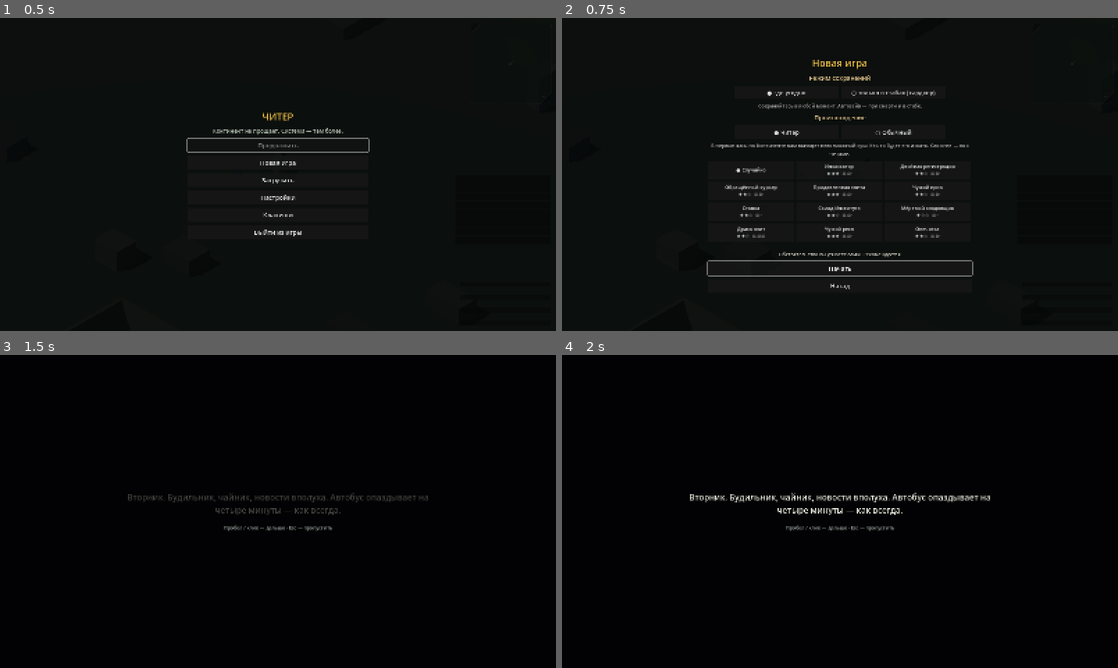
Above: before the commit, frames 1-4 (two rows, left to right).
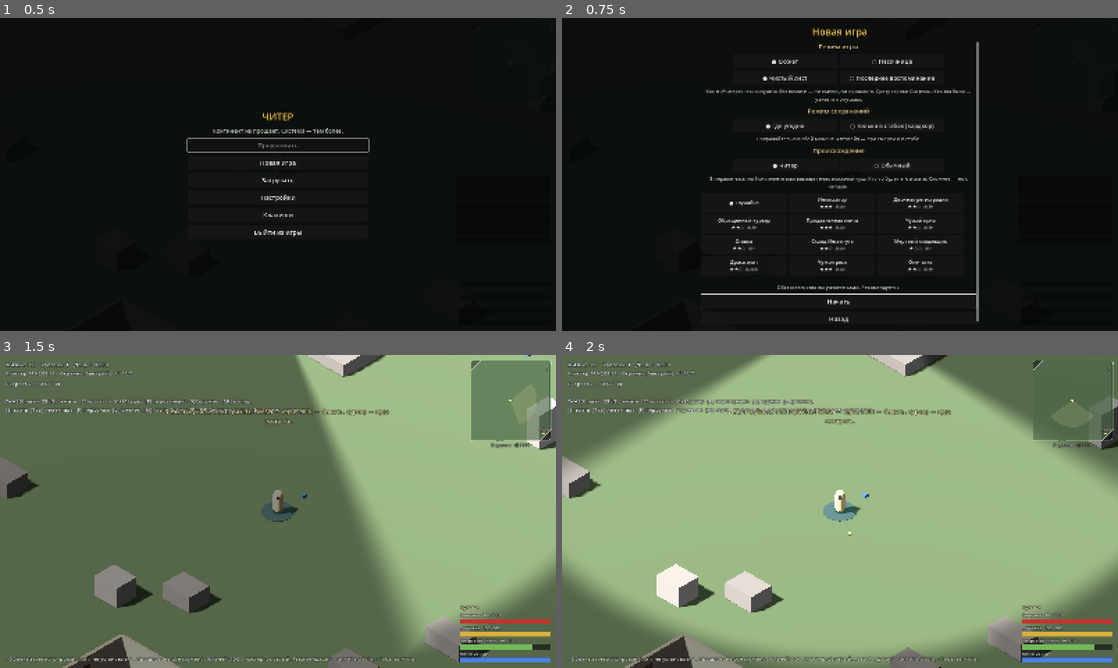
Above: after the commit, the same moments.

Repository: lama2x2/cheater-rpg
Game: Godot game, scene res://scenes/main.tscn
The game is run twice, just before and just after one commit, with the same random seed, the same clock (stepped at 60 frames per second) and the same inputs.
Inputs:
- Up to frame 1 (0.5 s): no input
- Up to frame 2 (0.75 s): click "Новая игра" at 0.5 s
- Up to frame 3 (1.5 s): click "Начать" at 1.25 s
- Up to frame 4 (2 s): no input

Frame 1 is identical in both runs. In frame 2, 6.7% of the frame differs, in the area x 25-75%, y 3-98%; in frame 3, 100%, in the area x 0-100%, y 0-100%; in frame 4, 100%.

Commit message:
M1.17: режим игры — «Сюжет» (версии «Чистый лист» без пролога и «Последнее воспоминание» с прологом) или «Песочница»; в сейве героя и в итогах; задача 17 отмечена
OnboardingRules.story_versions/start_step, PlayerState.set_game_mode, блок «Режим игры» на
экране новой игры (страница прокручивается), --story=, --sandbox. Спека 01, 11.4a.

Co-Authored-By: Claude Opus 5.5 <noreply@anthropic.com>

Diff:
--- a/data/onboarding.json
+++ b/data/onboarding.json
@@ -1,5 +1,14 @@
 {
-  "_doc": "Начало игры (docs/spec/01_core_loop.md «первые 2  …(70 unchanged characters)… лько в новой игре (не в «Новой игре+»). prologue — карточки пролога-воспоминания …(893 unchanged characters)…
+  "_doc": "Начало игры (docs/spec/01_core_loop.md «первые 2  …(70 unchanged characters)… лько в новой игре (не в «Новой игре+»). modes — режим игры (11.4a, D-95): story — сюжетные версии (available — есть в M1; prologue — начинается ли с пролога-воспоминания; default — по умолчанию), sandbox — песочница без главной цели (пролога нет, наставник и крестины — как у всех). prologue — карточки пролога-воспоминания …(893 unchanged characters)…
+  "modes": {
+    "story": { "versions": [
+      { "id": "blank_slate", "available": true, "prologue": false },
+      { "id": "last_memory", "available": true, "prologue": true },
+      { "id": "hunted", "available": false, "prologue": false },
+      { "id": "bonds", "available": false, "prologue": false }
+    ], "default": "blank_slate" },
+    "sandbox": { "prologue": false }
+  },
   "prologue": ["prologue_1", "prologue_2", "prologue_3", "prologue_4"],
   "steps": {
     "prologue": { "hint": "", "next": { "prologue_done": "awaken" } },
--- a/data/text/ru_onboarding.json
+++ b/data/text/ru_onboarding.json
@@ -37,28 +37,83 @@
     "site_dead_storekeeper": "Чужие вещи",
     "site_wrong_respawn": "Чужой рюкзак",
     "site_three_pearls": "Мёртвая тварь с затылком",
-    "key_action_none": ""
+    "key_action_none": "",
+    "new_game_mode": "Режим игры",
+    "game_mode_story": "Сюжет",
+    "game_mode_sandbox": "Песочница",
+    "game_mode_hint_sandbox": "Без главной цели и финала: тот же мир, стабы, задания и рывки — сколько хочешь. Сюжетные события не запускаются (кроме долга происхождения).",
+    "story_blank_slate": "Чистый лист",
+    "story_last_memory": "Последнее воспоминание",
+    "story_hunted": "Ходячее сокровище",
+    "story_bonds": "Человек вне отряда",
+    "story_hint_blank_slate": "Как в «Читере»: вы очнулись без памяти — ни имени, ни прошлого. Сразу строки Системы. Кто вы были — узнаете по кускам.",
+    "story_hint_last_memory": "Сначала — короткое воспоминание обычной жизни. Потом обрыв — и пробуждение уже с интерфейсом Системы.",
+    "summary_mode_story": "Сюжет: «{version}»",
+    "summary_mode_sandbox": "Режим: песочница"
   },
   "log": {
-    "awaken": ["Объект пришёл в себя. Температура в норме, пульс повышен. Рекомендация: не паниковать. Рекомендация номер два: поздно."],
-    "first_infected": ["Рядом движение. Объект, который был человеком, идёт проверить, кто тут шумит."],
-    "first_death_explained": ["Первая смерть зарегистрирована. Поясняем: жизней у вас {lives}, после каждой — возрождение на респе. Рюкзак остаётся на трупе, ячейки Системы — с вами. Вопросы не принимаются."],
-    "mentor_gifts": ["{name} делится припасами. Безвозмездно — то есть пока."],
-    "christened": ["Крестины проведены. Имя объекта: {name}. Система вносит изменения в реестр."],
-    "christened_nickname": ["Крестины проведены. Имя объекта: {name}. Выбор крестного окончательный. Обжалованию не подлежит."],
-    "hidden_stats_open": ["Открыт доступ к скрытым характеристикам. Первый общий уровень: свободных очков — {n}. Экран персонажа — [P]."],
-    "cheater_revealed": ["Обнаружено скрытое свойство: «Читер». Природа аномалии уточняется. Система просит не беспокоиться. Себя."],
-    "jackpot_armored_van": ["Кейс броневика вскрыт. Содержимое не ваше. Теперь — ваше. Хозяева, вероятно, будут спорить."],
-    "jackpot_turning_courier": ["Груз курьера у вас. Курьер ещё смотрит. Больше ничего сказать не может."],
-    "jackpot_pinned_elite": ["Мешок элиты вскрыт арматурой. Неэлегантно. Эффективно."],
-    "jackpot_elite_feud": ["Проигравшая элита больше не проиграет. Её мешок — у вас. Победительница — где-то рядом."],
-    "jackpot_institute_crate": ["Контейнер открыт. Маяк продолжает мигать. Кто-то это видит."],
-    "jackpot_dead_storekeeper": ["Чужие вещи подобраны. У каждой есть хозяин. Хозяева — живы."],
-    "jackpot_wrong_respawn": ["Рюкзак не ваш. Был не ваш. Ветеран, которому он принадлежит, вернётся через пару суток."],
-    "jackpot_three_pearls": ["Объект проглотил то, чего не понимает. Три раза. Система наблюдает с интересом."],
-    "jackpot_double_registration": ["Ошибка регистрации: объект учтён дважды. Ошибка исправлена. Компенсация не отозвана."],
-    "jackpot_stolen_prize": ["Вы приглашены в отряд «на рывке». Граница пересечена. Приз начислен. Отряд вас не знает — пока."],
-    "jackpot_bookmaker_bet": ["Пари закрыто: объект выжил. Выигрыш поставившего переведён объекту пари. Поставивший — не выжил."],
-    "jackpot_typo_baptism": ["Внимание: при крестинах начислено лишнее. Исправление запланировано. Когда-нибудь."]
+    "awaken": [
+      "Объект пришёл в себя. Температура в норме, пульс повышен. Рекомендация: не паниковать. Рекомендация номер два: поздно."
+    ],
+    "first_infected": [
+      "Рядом движение. Объект, который был человеком, идёт проверить, кто тут шумит."
+    ],
+    "first_death_explained": [
+      "Первая смерть зарегистрирована. Поясняем: жизней у вас {lives}, после каждой — возрождение на респе. Рюкзак остаётся на трупе, ячейки Системы — с вами. Вопросы не принимаются."
+    ],
+    "mentor_gifts": [
+      "{name} делится припасами. Безвозмездно — то есть пока."
+    ],
+    "christened": [
+      "Крестины проведены. Имя объекта: {name}. Система вносит изменения в реестр."
+    ],
+    "christened_nickname": [
+      "Крестины проведены. Имя объекта: {name}. Выбор крестного окончательный. Обжалованию не подлежит."
+    ],
+    "hidden_stats_open": [
+      "Открыт доступ к скрытым характеристикам. Первый общий уровень: свободных очков — {n}. Экран персонажа — [P]."
+    ],
+    "cheater_revealed": [
+      "Обнаружено скрытое свойство: «Читер». Природа аномалии уточняется. Система просит не беспокоиться. Себя."
+    ],
+    "jackpot_armored_van": [
+      "Кейс броневика вскрыт. Содержимое не ваше. Теперь — ваше. Хозяева, вероятно, будут спорить."
+    ],
+    "jackpot_turning_courier": [
+      "Груз курьера у вас. Курьер ещё смотрит. Больше ничего сказать не может."
+    ],
+    "jackpot_pinned_elite": [
+      "Мешок элиты вскрыт арматурой. Неэлегантно. Эффективно."
+    ],
+    "jackpot_elite_feud": [
+      "Проигравшая элита больше не проиграет. Её мешок — у вас. Победительница — где-то рядом."
+    ],
+    "jackpot_institute_crate": [
+      "Контейнер открыт. Маяк продолжает мигать. Кто-то это видит."
+    ],
+    "jackpot_dead_storekeeper": [
+      "Чужие вещи подобраны. У каждой есть хозяин. Хозяева — живы."
+    ],
+    "jackpot_wrong_respawn": [
+      "Рюкзак не ваш. Был не ваш. Ветеран, которому он принадлежит, вернётся через пару суток."
+    ],
+    "jackpot_three_pearls": [
+      "Объект проглотил то, чего не понимает. Три раза. Система наблюдает с интересом."
+    ],
+    "jackpot_double_registration": [
+      "Ошибка регистрации: объект учтён дважды. Ошибка исправлена. Компенсация не отозвана."
+    ],
+    "jackpot_stolen_prize": [
+      "Вы приглашены в отряд «на рывке». Граница пересечена. Приз начислен. Отряд вас не знает — пока."
+    ],
+    "jackpot_bookmaker_bet": [
+      "Пари закрыто: объект выжил. Выигрыш поставившего переведён объекту пари. Поставивший — не выжил."
+    ],
+    "jackpot_typo_baptism": [
+      "Внимание: при крестинах начислено лишнее. Исправление запланировано. Когда-нибудь."
+    ],
+    "awaken_blank_slate": [
+      "Объект зарегистрирован. Имя: не установлено. Прошлое: не обнаружено. Жизней: 100. Кластер: быстрый. Рекомендация: начните с того, чтобы выжить."
+    ]
   }
 }
--- a/src/core/onboarding_rules.gd
+++ b/src/core/onboarding_rules.gd
@@ -5,9 +5,12 @@
 ## варианта происхождения. Чистые правила; сцена — src/world/onboarding_director.gd.
 ## Данные — data/onboarding.json.
 
-const REQUIRED_KEYS: PackedStringArray = ["prologue", "steps", "first_infected", "mentor", "christening", "jackpot_scenes"]
+const REQUIRED_KEYS: PackedStringArray = ["modes", "prologue", "steps", "first_infected", "mentor", "christening", "jackpot_scenes"]
 const START := "prologue"
+const AWAKEN := "awaken"
 const DONE := "done"
+const STORY := "story"
+const SANDBOX := "sandbox"
 
 var _config: Dictionary
 
@@ -18,6 +21,37 @@
 
 func config() -> Dictionary:
 	return _config
+
+
+## Сюжетные версии этой сборки (11.4a): [{"id", "prologue"}], доступные.
+func story_versions() -> Array[Dictionary]:
+	var result: Array[Dictionary] = []
+	for v: Dictionary in _config["modes"]["story"]["versions"]:
+		if bool(v.get("available", true)):
+			result.append(v)
+	return result
+
+
+func default_version() -> String:
+	return String(_config["modes"]["story"]["default"])
+
+
+## Допустимая версия: известная и доступная, иначе — по умолчанию.
+func clean_version(version: String) -> String:
+	for v in story_versions():
+		if String(v["id"]) == version:
+			return version
+	return default_version()
+
+
+## С какого шага начинается новая игра: пролог-воспоминание — только у версий с прологом.
+func start_step(mode: String, version: String) -> String:
+	if mode == SANDBOX:
+		return AWAKEN
+	for v in story_versions():
+		if String(v["id"]) == clean_version(version):
+			return START if bool(v.get("prologue", false)) else AWAKEN
+	return AWAKEN
 
 
 ## Следующий шаг после события; событие, которое шагу не важно, ничего не меняет.
--- a/src/main.gd
+++ b/src/main.gd
@@ -187,6 +187,7 @@
 ##   --container=S через S секунд открыть окно ближайшего контейнера (труп героя, тайник)
 ##   --new-game[=KIND[:VARIANT]]  новая игра с онбордингом: cheater (по умолчанию) или ordinary,
 ##                 вариант — id из data/origins.json (по умолчанию случайно)
+##                 с --story=VERSION (blank_slate, last_memory) или --sandbox — режим игры
 ##   --skip-prologue  сразу после пролога (пробуждение)
 ##   --onboarding=STEP  поставить шаг начала игры (mentor, sack, return…); с --talk=mentor — окно наставника
 ##   --log         открыть окно лога Системы
@@ -202,7 +203,13 @@
 			_new_game_done = true
 			var spec := arg.trim_prefix("--new-game").trim_prefix("=").split(":")
 			var kind := spec[0] if not spec[0].is_empty() else OriginRules.CHEATER
-			SaveService.start_new_game.call_deferred({}, {"origin": kind, "variant": spec[1] if spec.size() > 1 else OriginRules.RANDOM})
+			var options := {"origin": kind, "variant": spec[1] if spec.size() > 1 else OriginRules.RANDOM}
+			for other in OS.get_cmdline_user_args():
+				if other.begins_with("--story="):
+					options["version"] = other.trim_prefix("--story=")
+				elif other == "--sandbox":
+					options["mode"] = OnboardingRules.SANDBOX
+			SaveService.start_new_game.call_deferred({}, options)
 			return
 	for arg in OS.get_cmdline_user_args():
 		if arg.begins_with("--cluster="):
--- a/src/services/player_state.gd
+++ b/src/services/player_state.gd
@@ -67,6 +67,9 @@
 var christened := false
 var onboarding_step := ""
 var pending_jackpot := false
+## Режим игры (11.4a, D-95): "story" — сюжетная версия story_version, "sandbox" — без главной цели.
+var game_mode := OnboardingRules.STORY
+var story_version := "blank_slate"
 ## Для сообщений лога (задача 16): общий уровень, «мало здоровья», окно новичка ещё открыто.
 var _general_level := 0
 var _low_health_warned := false
@@ -123,6 +126,8 @@
 	christened = false
 	onboarding_step = ""
 	pending_jackpot = false
+	game_mode = OnboardingRules.STORY
+	story_version = "blank_slate"
 	_was_overloaded = false
 	_last_damage_source = "health"
 	_farm_warned = {}
@@ -388,9 +393,16 @@
 	SystemLog.post("origin_jackpot", {"name": Content.ui("origin_" + origin_variant)}, "special")
 
 
-## Новая игра (не «Новая игра+»): пролог, пробуждение, наставник, крестины (задача 17).
+## Режим и сюжетная версия новой игры (11.4a).
+func set_game_mode(mode: String, version: String) -> void:
+	var rules := Content.onboarding_rules()
+	game_mode = OnboardingRules.SANDBOX if mode == OnboardingRules.SANDBOX else OnboardingRules.STORY
+	story_version = rules.clean_version(version)
+
+
+## Новая игра (не «Новая игра+»): пролог (у версий с ним), пробуждение, наставник, крестины.
 func begin_onboarding() -> void:
-	onboarding_step = OnboardingRules.START
+	onboarding_step = Content.onboarding_rules().start_step(game_mode, story_version)
 	onboarding_changed.emit(onboarding_step)
 
 
@@ -614,7 +626,7 @@
 func ng_plus_carry() -> Dictionary:
 	var known := skills.to_dict()
 	return {"ng_plus": ng_plus + 1, "primary": inventory.to_dict()["primary"], "save_mode": save_mode, "origin": origin,
-		"hero_name": hero_name, "christened": christened,
+		"hero_name": hero_name, "christened": christened, "mode": game_mode, "version": story_version,
 		"skills": {"learned": known["learned"], "active_list": known["active_list"]}}
 
 
@@ -624,6 +636,8 @@
 	save_mode = String(carry.get("save_mode", save_mode))
 	hero_name = String(carry.get("hero_name", ""))
 	christened = bool(carry.get("christened", false))
+	game_mode = String(carry.get("mode", game_mode))
+	story_version = String(carry.get("version", story_version))
 	if carry.has("primary"):
 		inventory.load_dict({"primary": carry["primary"], "backpack": []})
 	if carry.has("skills"):
@@ -649,7 +663,8 @@
 		"awaiting_respawn": awaiting_respawn, "start_minutes": start_minutes, "ng_plus": ng_plus, "save_mode": save_mode,
 		"respawn_position": [respawn_position.x, respawn_position.y, respawn_position.z],
 		"quick_slots": Array(quick_slots), "junk_marks": junk_marks.keys(),
-		"hero": {"name": hero_name, "christened": christened, "onboarding": onboarding_step, "pending_jackpot": pending_jackpot},
+		"hero": {"name": hero_name, "christened": christened, "onboarding": onboarding_step, "pending_jackpot": pending_jackpot,
+			"mode": game_mode, "version": story_version},
 		"origin": {"kind": origin, "variant": origin_variant, "chosen": origin_chosen, "debts": Array(origin_debts),
 			"newbie_until": newbie_until, "cheater_property": cheater_property, "cheater_since_day": cheater_since_day,
 			"impossible_events": impossible_events},
@@ -713,6 +728,8 @@
 	christened = bool(hero.get("christened", false))
 	onboarding_step = String(hero.get("onboarding", ""))
 	pending_jackpot = bool(hero.get("pending_jackpot", false))
+	game_mode = String(hero.get("mode", OnboardingRules.STORY))
+	story_version = String(hero.get("version", "blank_slate"))
 	_general_level = stats.general_level()
 	_newbie_was_open = in_newbie_window()
 	skills_changed.emit()
--- a/src/services/save_service.gd
+++ b/src/services/save_service.gd
@@ -91,6 +91,8 @@
 	var origin_kind := String(options.get("origin", carry.get("origin", OriginRules.ORDINARY)))
 	# Первая игра — с прологом и онбордингом (задача 17), куш — в своей сцене; «Новая игра+» — сразу.
 	var onboarding := carry.is_empty() and not bool(options.get("skip_onboarding", false))
+	if options.has("mode") or options.has("version"):
+		PlayerState.set_game_mode(String(options.get("mode", OnboardingRules.STORY)), String(options.get("version", "")))
 	PlayerState.start_origin(origin_kind, String(options.get("variant", OriginRules.RANDOM)), not onboarding)
 	if onboarding:
 		PlayerState.begin_onboarding()
--- a/src/ui/game_menu.gd
+++ b/src/ui/game_menu.gd
@@ -14,6 +14,9 @@
 ## Происхождение на экране новой игры (16): cheater / ordinary и вариант (random или id).
 var _new_origin := OriginRules.CHEATER
 var _new_variant := OriginRules.RANDOM
+## Режим игры и сюжетная версия (11.4a, D-95).
+var _new_mode := OnboardingRules.STORY
+var _new_version := ""
 ## Страница «Клавиши»: ждём нажатия для этого действия ("" — не ждём).
 var _waiting_action := ""
 var _bindings: KeyBindings
@@ -111,11 +114,41 @@
 	_new_save_mode = String(Settings.value("save_mode"))
 	_new_origin = OriginRules.CHEATER
 	_new_variant = OriginRules.RANDOM
+	_new_mode = OnboardingRules.STORY
+	_new_version = Content.onboarding_rules().default_version()
 	_new_game_page()
 
 
 func _new_game_page() -> void:
 	_clear(Content.ui("new_game_title"))
+	# Страница длинная — в прокрутке, чтобы влезала при любом масштабе интерфейса.
+	var scroll := ScrollContainer.new()
+	scroll.custom_minimum_size = Vector2(800, maxf(get_viewport().get_visible_rect().size.y - 90.0, 300.0))
+	scroll.horizontal_scroll_mode = ScrollContainer.SCROLL_MODE_DISABLED
+	_box.add_child(scroll)
+	var page := VBoxContainer.new()
+	page.size_flags_horizontal = Control.SIZE_EXPAND_FILL
+	page.add_theme_constant_override("separation", 10)
+	scroll.add_child(page)
+	var outer := _box
+	_box = page
+	# Режим игры (11.4a): Сюжет с версией или Песочница.
+	_text(Content.ui("new_game_mode"), 18, Color(0.85, 0.75, 0.55))
+	var modes_row := _choice_row()
+	for mode in [OnboardingRules.STORY, OnboardingRules.SANDBOX]:
+		_choice(modes_row, Content.ui("game_mode_" + mode), mode == _new_mode, func() -> void:
+			_new_mode = mode
+			_new_game_page())
+	if _new_mode == OnboardingRules.STORY:
+		var versions := _choice_row()
+		for v: Dictionary in Content.onboarding_rules().story_versions():
+			var id := String(v["id"])
+			_choice(versions, Content.ui("story_" + id), id == _new_version, func() -> void:
+				_new_version = id
+				_new_game_page())
+		_text(Content.ui("story_hint_" + _new_version), 14, Color(0.75, 0.75, 0.75))
+	else:
+		_text(Content.ui("game_mode_hint_sandbox"), 14, Color(0.75, 0.75, 0.75))
 	_text(Content.ui("new_game_save_mode"), 18, Color(0.85, 0.75, 0.55))
 	var modes := _choice_row()
 	for mode in [SettingsModel.ANYWHERE, SettingsModel.STAB_ONLY]:
@@ -132,15 +165,15 @@
 			_new_game_page())
 	_text(Content.ui("origin_kind_hint_" + _new_origin), 14, Color(0.75, 0.75, 0.75))
 	if _new_origin == OriginRules.CHEATER:
-		var scroll := ScrollContainer.new()
-		scroll.custom_minimum_size = Vector2(760, clampf(get_viewport().get_visible_rect().size.y - 560.0, 90.0, 250.0))
-		scroll.horizontal_scroll_mode = ScrollContainer.SCROLL_MODE_DISABLED
-		_box.add_child(scroll)
+		var cards_scroll := ScrollContainer.new()
+		cards_scroll.custom_minimum_size = Vector2(760, 250)
+		cards_scroll.horizontal_scroll_mode = ScrollContainer.SCROLL_MODE_DISABLED
+		_box.add_child(cards_scroll)
 		var grid := GridContainer.new()
 		grid.columns = 3
 		grid.add_theme_constant_override("h_separation", 6)
 		grid.add_theme_constant_override("v_separation", 6)
-		scroll.add_child(grid)
+		cards_scroll.add_child(grid)
 		var cards: Array = [{"id": OriginRules.RANDOM, "stars": 0, "skulls": 0}]
 		cards.append_array(Content.origin_rules().cards())
 		for card: Dictionary in cards:
@@ -159,8 +192,10 @@
 		_text(Content.ui("origin_hook_" + _new_variant), 14, Color(0.85, 0.85, 0.8))
 	_button(Content.ui("new_game_start"), func() -> void:
 		Settings.change("save_mode", _new_save_mode)
-		SaveService.start_new_game({}, {"save_mode": _new_save_mode, "origin": _new_origin, "variant": _new_variant}))
+		SaveService.start_new_game({}, {"save_mode": _new_save_mode, "origin": _new_origin, "variant": _new_variant,
+			"mode": _new_mode, "version": _new_version}))
 	_button(Content.ui("menu_back"), _main_page)
+	_box = outer
 
 
 func _choice_row() -> HBoxContainer:
--- a/src/ui/summary_screen.gd
+++ b/src/ui/summary_screen.gd
@@ -143,6 +143,8 @@
 			"deaths": run.deaths.size(), "cause": Content.death_cause(causes[0][0]), "times": causes[0][1]}))
 	rows.append(Content.ui("summary_kills", {"kills": run.count("kills")}))
 	rows.append(_origin_line())
+	rows.append(Content.ui("summary_mode_sandbox") if PlayerState.game_mode == OnboardingRules.SANDBOX
+		else Content.ui("summary_mode_story", {"version": Content.ui("story_" + PlayerState.story_version)}))
 	var changes := run.count("save_mode_changes")
 	rows.append(Content.ui("summary_save_mode", {
 		"mode": Content.ui("save_mode_" + PlayerState.save_mode),
--- a/src/world/onboarding_director.gd
+++ b/src/world/onboarding_director.gd
@@ -47,6 +47,7 @@
 		return
 	if step == "awaken":
 		_awaken_left = float(_rules.config()["first_infected"]["delay_s"])
+		_post_awaken()
 	if MENTOR_STEPS.has(step):
 		_spawn_mentor()
 	if PlayerState.pending_jackpot:
@@ -61,9 +62,18 @@
 func _on_step(step: String) -> void:
 	if step == "awaken" and _on_start_cluster():
 		_awaken_left = float(_rules.config()["first_infected"]["delay_s"])
-		SystemLog.post("awaken")
+		_post_awaken()
 	if MENTOR_STEPS.has(step) and _on_start_cluster():
 		_spawn_mentor()
+
+
+## Пробуждение — сообщение один раз за игру; у «Чистого листа» — своё: ни имени, ни памяти.
+func _post_awaken() -> void:
+	if PlayerState.run.count("awakened") > 0:
+		return
+	PlayerState.run.add("awakened")
+	var key := "awaken_" + PlayerState.story_version
+	SystemLog.post(key if SystemLog.has_key(key) else "awaken")
 
 
 func _process(delta: float) -> void:
--- a/tests/scenarios/onboarding.gd
+++ b/tests/scenarios/onboarding.gd
@@ -27,7 +27,7 @@
 	root.add_child(main)
 	current_scene = main
 	await _wait(1.0)
-	save.start_new_game({}, {"origin": "cheater", "variant": "armored_van"})
+	save.start_new_game({}, {"origin": "cheater", "variant": "armored_van", "mode": "story", "version": "last_memory"})
 	await _wait(1.0)
 	_step("start")
 	for node in current_scene.get_children():
--- a/tests/test_onboarding.gd
+++ b/tests/test_onboarding.gd
@@ -57,3 +57,16 @@
 		if bool(v.get("available", true)):
 			var scene := r.jackpot_scene(String(v["id"]))
 			assert_true(["object", "first_death", "system", "christening"].has(String(scene["kind"])), "%s: сцена куша" % v["id"])
+
+
+func test_modes_and_versions() -> void:
+	var r := _rules()
+	assert_eq(r.default_version(), "blank_slate", "по умолчанию — Чистый лист")
+	assert_eq(r.start_step(OnboardingRules.STORY, "blank_slate"), OnboardingRules.AWAKEN, "Чистый лист — сразу пробуждение")
+	assert_eq(r.start_step(OnboardingRules.STORY, "last_memory"), OnboardingRules.START, "Последнее воспоминание — с пролога")
+	assert_eq(r.start_step(OnboardingRules.SANDBOX, "last_memory"), OnboardingRules.AWAKEN, "песочница — без пролога")
+	assert_eq(r.clean_version("hunted"), "blank_slate", "версии на потом — недоступны")
+	var ids := []
+	for v in r.story_versions():
+		ids.append(v["id"])
+	assert_eq(ids, ["blank_slate", "last_memory"], "в M1 — две версии")
Not shown, changed: docs/next_steps.md
Not shown, changed: docs/spec/01_core_loop.md
Not shown, changed: docs/spec/11_quests_system.md
